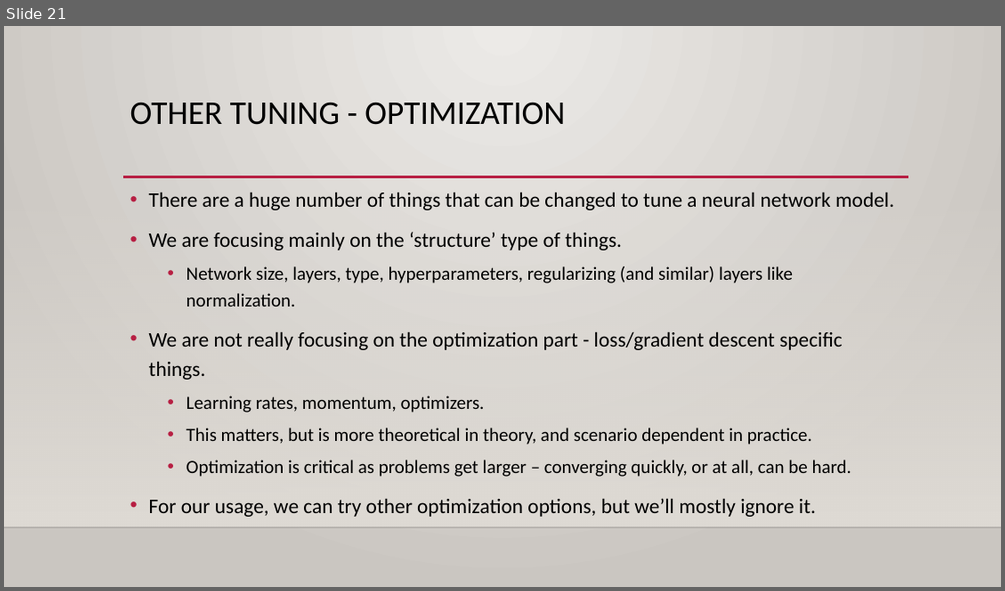
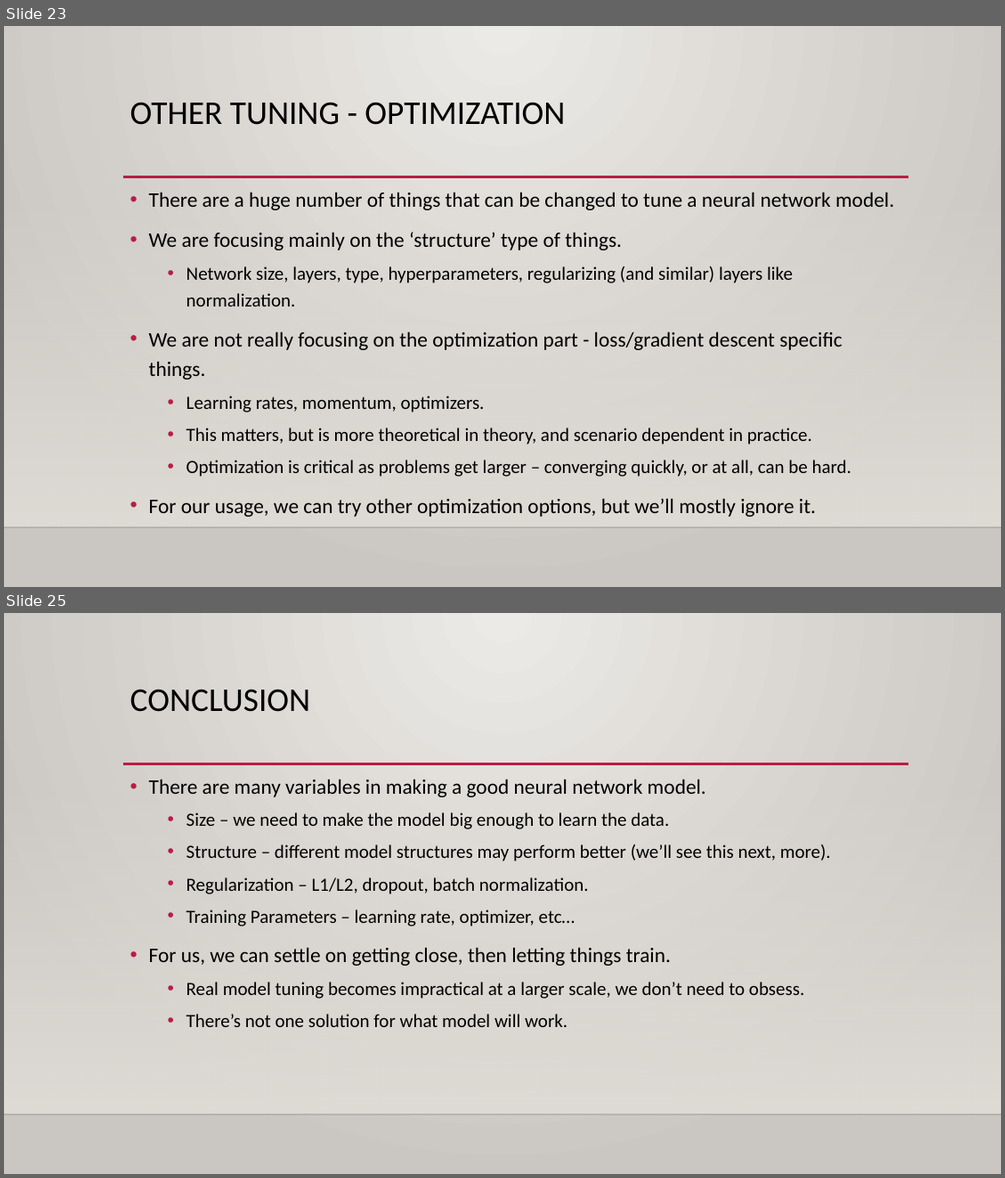
Before and after one commit to calvint13/Intro_to_Machine_Learning_Student_Workbooks, a slide deck: reference_content/Slides/tensorflow_optimization.pptx. Shown one above the other, each under a label of ours: slide 21 before the commit, slides 23 and 25 after it; the slides between them are not shown. The pictures are 1005x591 and 1005x1178 pixels, drawn with LibreOffice and Linux fonts; fonts in the diff are those of the drawing; background and template pictures are left out. Boxes give left, top, right and bottom in pixels: in the first picture for what was removed or moved away, otherwise in the second. Text is boxed around its words. In the diff, an @@ line names an element or a change of style, - is before the commit and + after.

```diff
--- a/reference_content/Slides/tensorflow_optimization.pptx
+++ b/reference_content/Slides/tensorflow_optimization.pptx
@@ slide 25 added at (4, 613, 1001, 1174), background gradient #ECEAE7 to #CAC7C1; not listed: 3 template elements that a slide beside it also shows @@
@@ title added at (130, 689, 310, 712), 32 pt, text #000000 @@
+CONCLUSION
@@ text added at (149, 779, 831, 1027), 18 pt, text #000000 @@
+• There are many variables in making a good neural network model.
+  • Size – we need to make the model big enough to learn the data.
+  • Structure – different model structures may perform better (we’ll see this next, more).
+  • Regularization – L1/L2, dropout, batch normalization.
+  • Training Parameters – learning rate, optimizer, etc…
+• For us, we can settle on getting close, then letting things train.
+  • Real model tuning becomes impractical at a larger scale, we don’t need to obsess.
+  • There’s not one solution for what model will work.
@@ what was slide 21 is now slide 23 @@
```
Also in this commit, not shown: 3 slides changed, 2 other slides added, 1 slide removed, 6 other files.
